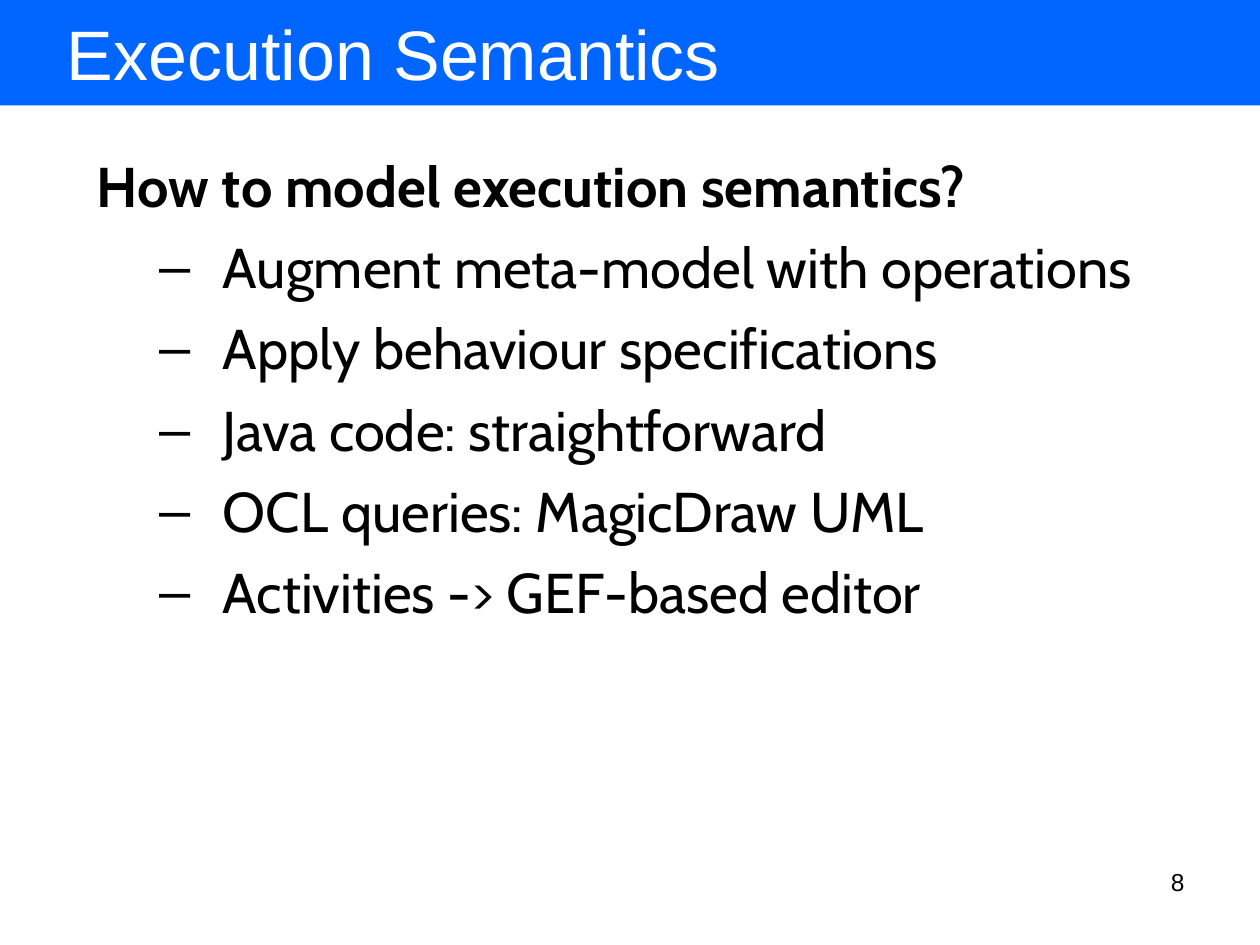
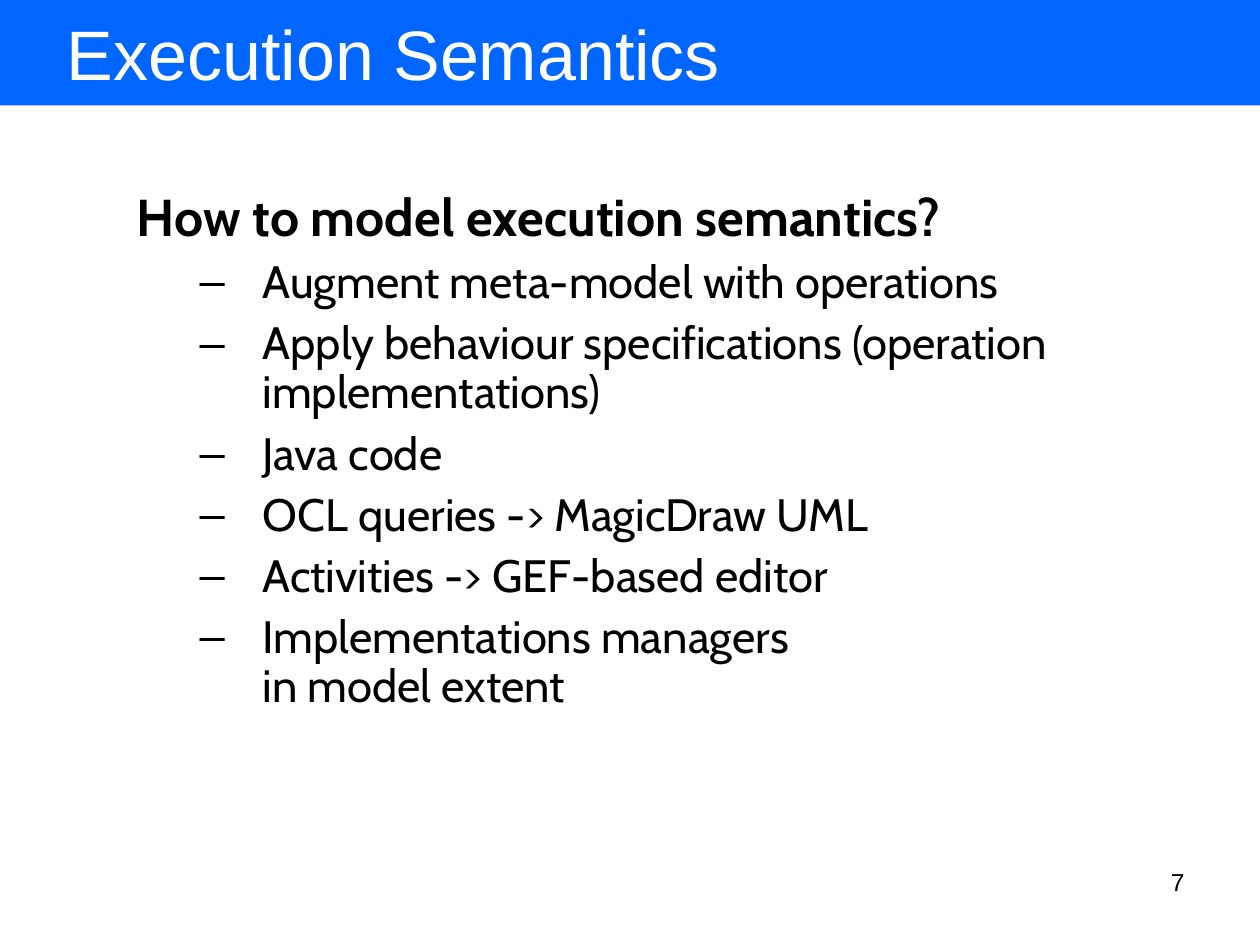
Before and after one commit to BackupTheBerlios/amof2-svn, a slide deck: slide 7 of trunk/hub.sam.stateautomaton/resources/presentation/using our tools for model driven language development.ppt (slide 8 before the commit). Drawn at 1260x945 pixels with LibreOffice and Linux fonts; fonts in the diff are those of the drawing. Boxes give left, top, right and bottom in pixels: in the first picture for what was removed or moved away, otherwise in the second. Text is boxed around its words. In the diff, an @@ line names an element or a change of style, - is before the commit and + after.

```diff
--- a/trunk/hub.sam.stateautomaton/resources/presentation/using our tools for model driven language development.ppt
+++ b/trunk/hub.sam.stateautomaton/resources/presentation/using our tools for model driven language development.ppt
@@ text "How to model execution semantics?": place and size @@
-text "How to model execution semantics?" at (97,165,1132,614)
+text "How to model execution semantics?" at (137,197,1047,703)
@@ text at (137,197,999,593): size 32 to 29.6 pt in "How to model execution semantics?"; size 32 to 25.9 pt in "Augment meta-model with operations", "Activities -> GEF-based editor"; line spacing 1 to 0.9; less space between paragraphs @@
@@ text at (263,325,1047,542): text changed; size 32 to 25.9 pt @@
-  – Apply behaviour specifications
-  – Java code: straightforward
-  – OCL queries: MagicDraw UML
+  – Apply behaviour specifications (operation implementations)
+  – Java code
+  – OCL queries -> MagicDraw UML
@@ text at (263,619,789,703): paragraph added @@
+  – Implementations managers
+    in model extent
@@ page number at (1171,874,1185,891): text changed @@
-8
+7
```
Also in this commit, not shown: 14 other slides changed, 2 slides added, 4 slides removed, 19 other files.
